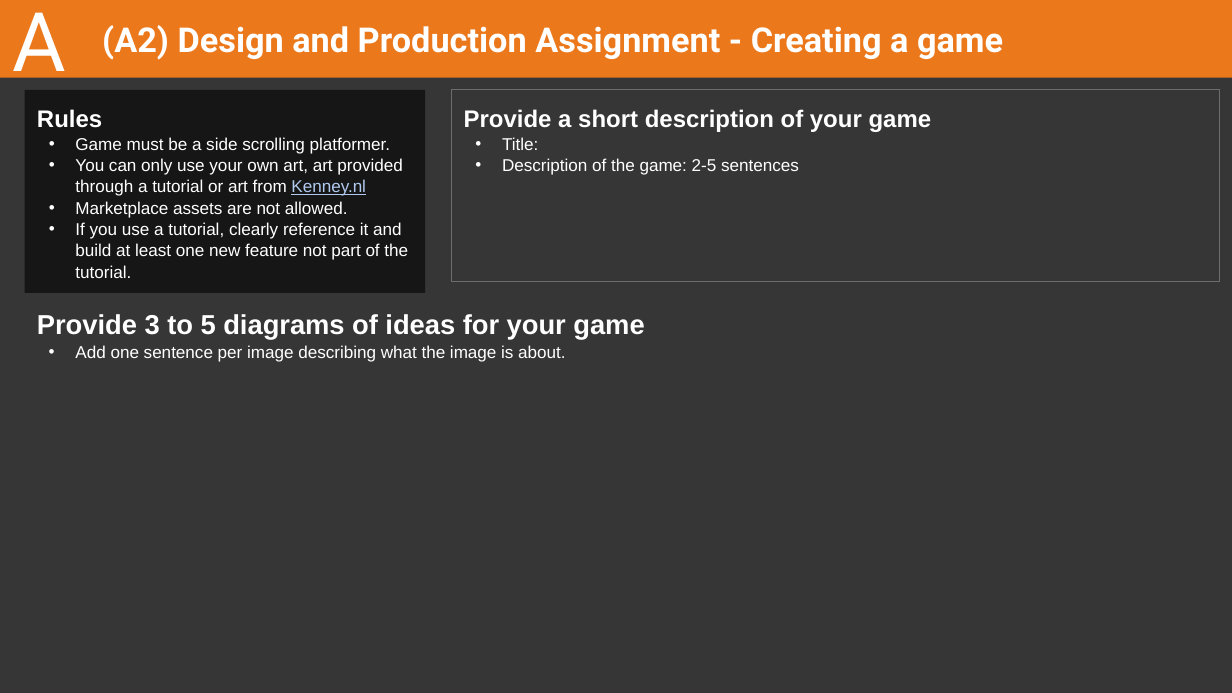
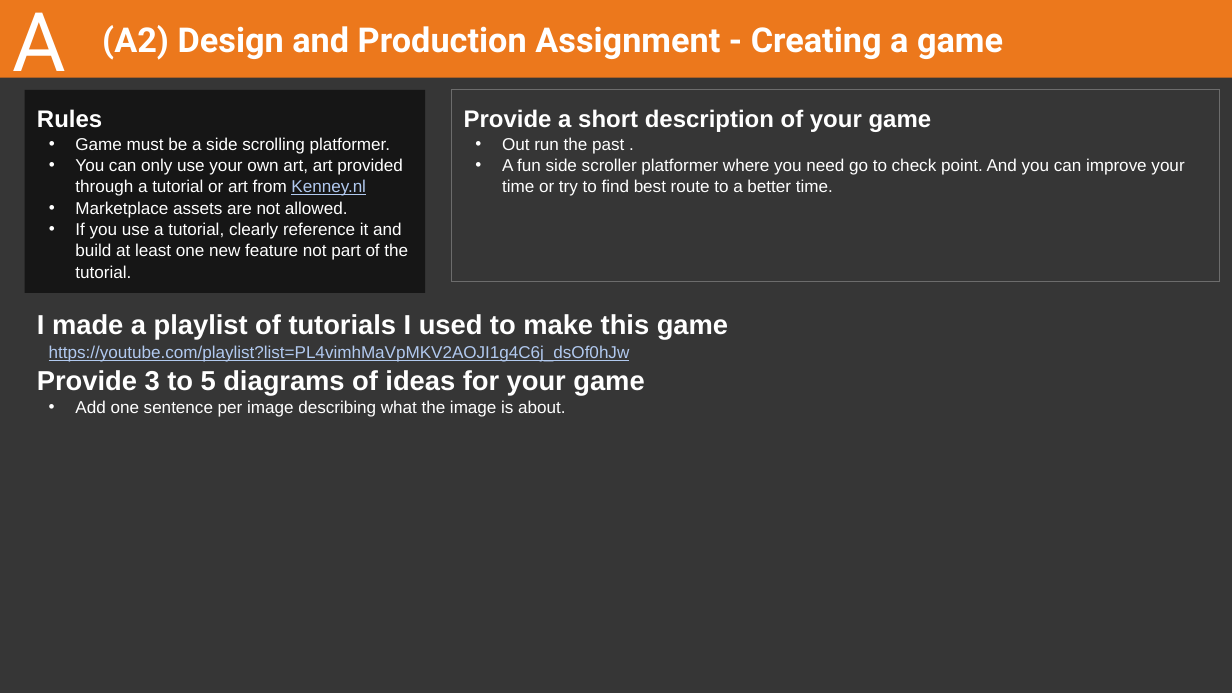
Before and after one commit to EyeOfFantasy/Buas-intake, a slide deck: slide 5 of 2023-24 CMGT Intake - Design and Production.pptx. Drawn at 1232x693 pixels with LibreOffice and Linux fonts; fonts in the diff are those of the drawing. Boxes give left, top, right and bottom in pixels: in the first picture for what was removed or moved away, otherwise in the second. Text is boxed around its words. In the diff, an @@ line names an element or a change of style, - is before the commit and + after.

```diff
--- a/2023-24 CMGT Intake - Design and Production.pptx
+++ b/2023-24 CMGT Intake - Design and Production.pptx
@@ text in rectangle at (x1=502, y1=137, x2=1184, y2=196): text changed @@
-• Title:
-• Description of the game: 2-5 sentences
+• Out run the past .
+• A fun side scroller platformer where you need go to check point. And you can improve your time or try to find best route to a better time.
@@ text at (x1=37, y1=314, x2=728, y2=362): paragraphs added @@
+I made a playlist of tutorials I used to make this game
+https://youtube.com/playlist?list=PL4vimhMaVpMKV2AOJI1g4C6j_dsOf0hJw
```
Also in this commit, not shown: 3 other slides changed, 5 slides added.
